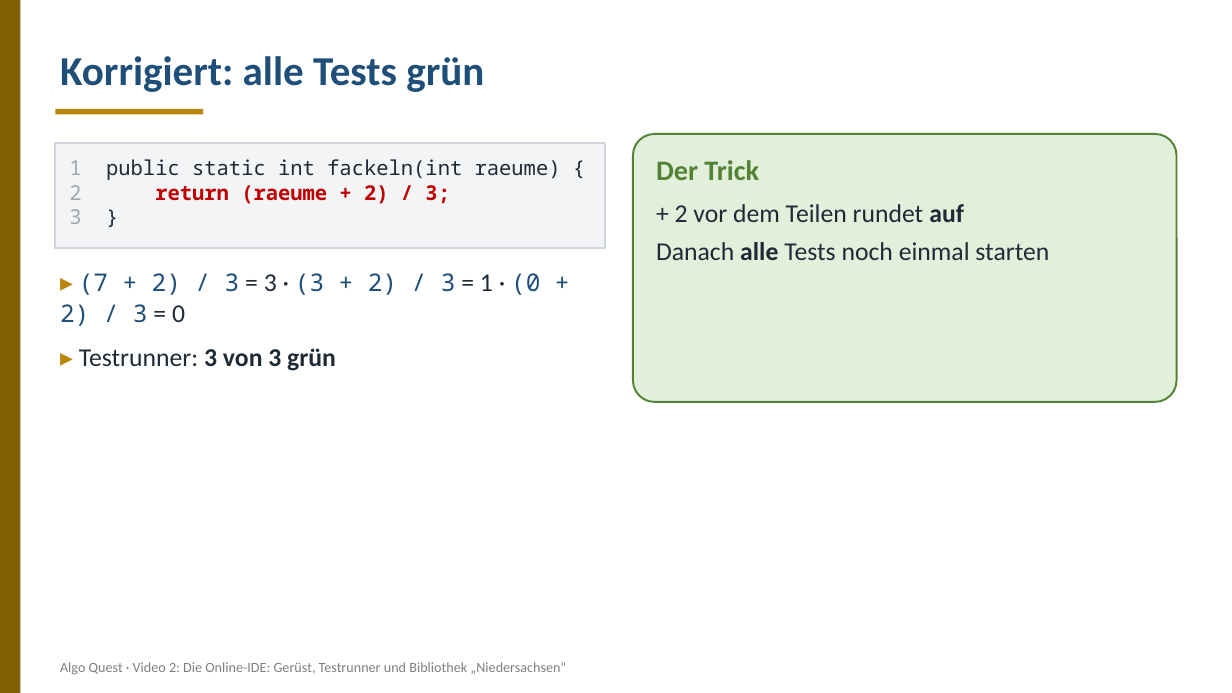
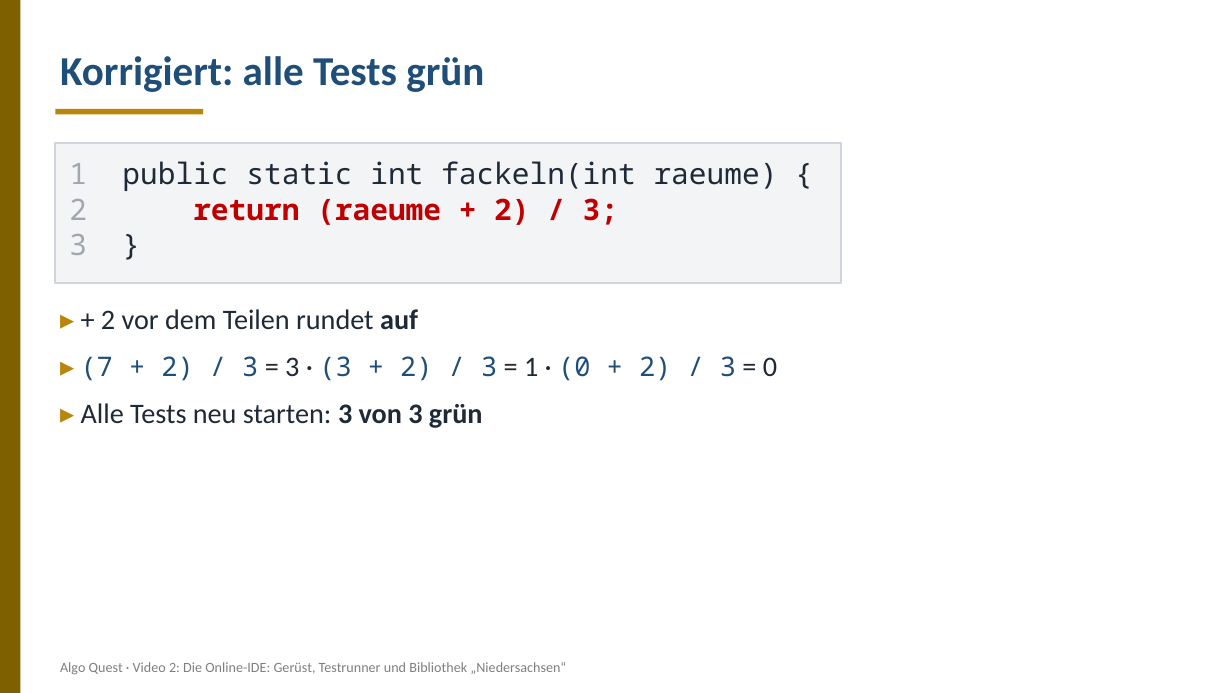
Before and after one commit to frankjuchim/AlgoQuest, a slide deck: slide 9 of materialien/Videos/02_Online-IDE_und_Testrunner/AQ_Video02_Online-IDE_und_Testrunner_Folien.pptx. Drawn at 1232x693 pixels with LibreOffice and Linux fonts; fonts in the diff are those of the drawing. Boxes give left, top, right and bottom in pixels: in the first picture for what was removed or moved away, otherwise in the second. Text is boxed around its words. In the diff, an @@ line names an element or a change of style, - is before the commit and + after.

```diff
--- a/materialien/Videos/02_Online-IDE_und_Testrunner/AQ_Video02_Online-IDE_und_Testrunner_Folien.pptx
+++ b/materialien/Videos/02_Online-IDE_und_Testrunner/AQ_Video02_Online-IDE_und_Testrunner_Folien.pptx
@@ rectangle: place and size @@
-rectangle at <box>55,143,605,248</box>
+rectangle at <box>55,143,841,283</box>
@@ rounded rectangle removed at <box>633,134,1177,402</box> @@
@@ text "1 public static int fackeln(int ..." at <box>69,161,778,225</box>: size 16 to 23 pt @@
@@ text removed at <box>656,160,1049,260</box> @@
-Der Trick
-+ 2 vor dem Teilen rundet auf
-Danach alle Tests noch einmal starten
@@ text "▸ + 2 vor dem ...": place and size @@
-text "▸ + 2 vor dem ..." at <box>60,273,540,371</box>
+text "▸ + 2 vor dem ..." at <box>81,309,777,428</box>
@@ text at <box>101,309,418,329</box>: paragraph added @@
+▸ + 2 vor dem Teilen rundet auf
@@ text at <box>81,356,777,381</box>: size 20 to 22 pt in "▸ = 3 · = 1 · ..."; size 19 to 21 pt in "(7 + 2) / 3 (3 + ..." @@
@@ text at <box>81,403,483,428</box>: text changed; size 20 to 22 pt @@
-▸ Testrunner: 3 von 3 grün
+▸ Alle Tests neu starten: 3 von 3 grün
```
Also in this commit, not shown: 8 other slides changed, 1 other file.
